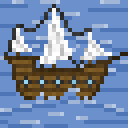
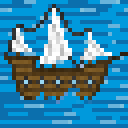
Two versions of the same layered image (128x128). Layer-by-layer changes:
removed layer "waves" over box(32, 88, 88, 108)
removed layer "Layer 0" over box(0, 0, 128, 128)
added layer "Ship" above "Sea" over box(4, 4, 128, 104)
added layer "Sea" over box(0, 0, 128, 128)
